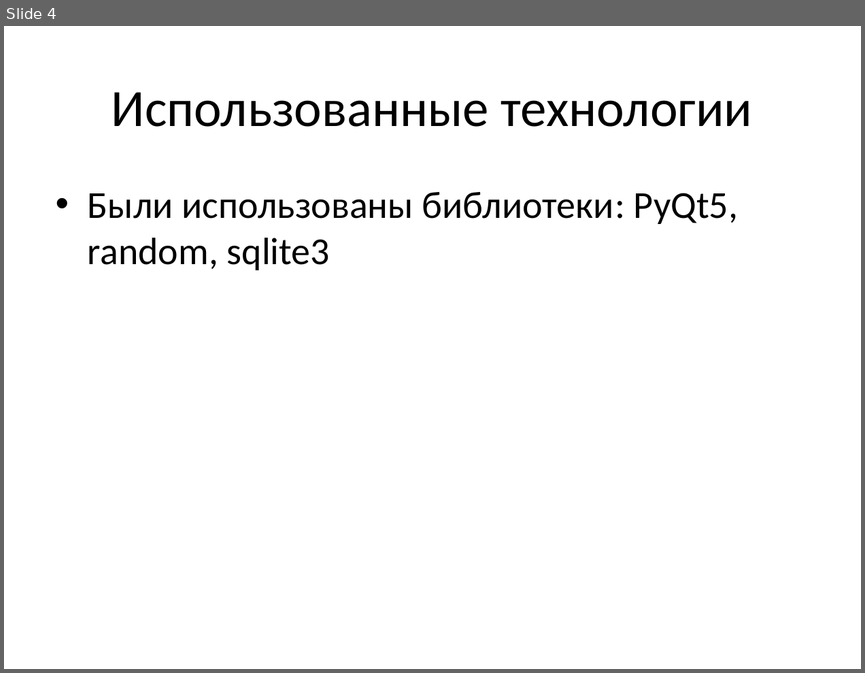
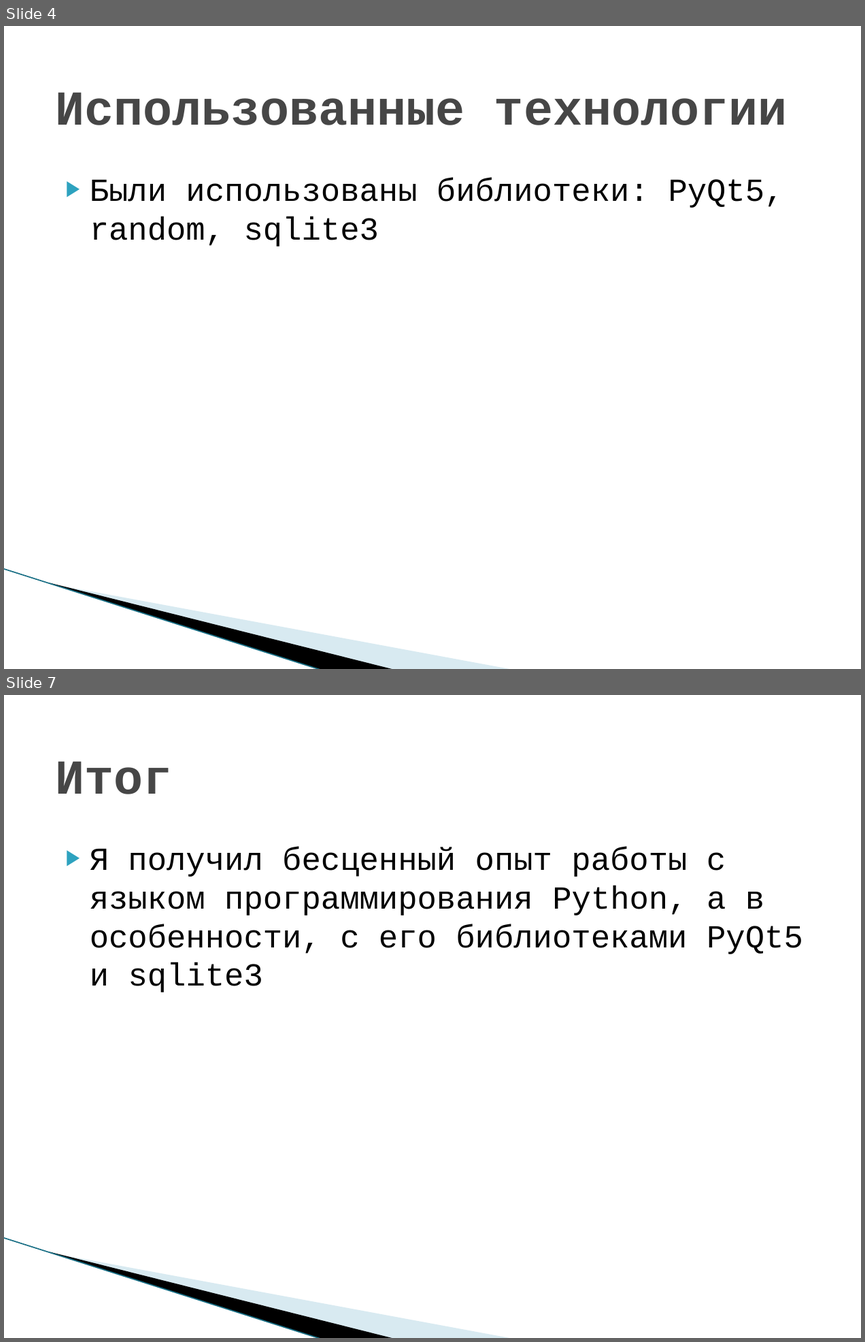
Before and after one commit to DebiKk-tech/DnDnD, a slide deck: Documents/presentation.pptx. Shown one above the other, each under a label of ours: slide 4 before the commit, slides 4 and 7 after it; the slides between them are not shown. The pictures are 865x673 and 865x1342 pixels, drawn with LibreOffice and Linux fonts; fonts in the diff are those of the drawing; background and template pictures are left out. Boxes give left, top, right and bottom in pixels: in the first picture for what was removed or moved away, otherwise in the second. Text is boxed around its words. In the diff, an @@ line names an element or a change of style, - is before the commit and + after.

```diff
--- a/Documents/presentation.pptx
+++ b/Documents/presentation.pptx
@@ slide 7 added at [4, 695, 861, 1338], background #FFFFFF; not listed: 3 template elements that a slide beside it also shows @@
@@ title added at [55, 761, 172, 794], 41 pt, text #464646, bold @@
+Итог
@@ text added at [90, 847, 803, 992], 27 pt, text #000000 @@
+▶ Я получил бесценный опыт работы с языком программирования Python, а в особенности, с его библиотеками PyQt5 и sqlite3
@@ slide 4 changed as well @@
@@ title "Использованные технологии" at [55, 92, 787, 125]: size 44 to 41 pt, font Calibri to Courier New, text colour #000000 to #464646, bold on; alignment centre to left @@
@@ text "Были использованы библиотеки: PyQt5, random, ...": place and size @@
-text "Были использованы библиотеки: PyQt5, random, ..." at [88, 192, 738, 270]
+text "Были использованы библиотеки: PyQt5, random, ..." at [90, 178, 783, 246]
@@ text "Были использованы библиотеки: PyQt5, random, ..." at [90, 178, 783, 246]: size 32 to 27 pt, font Calibri to Courier New; bullet • to ▶; less space between paragraphs @@
@@ line added from (4, 569) to (322, 669), #97C5D8 0.95 pt @@
@@ freeform shape added at [50, 582, 396, 669], fill #000000 @@
@@ freeform shape added at [51, 583, 514, 669], fill #A0CBDC at 40% opacity @@
```
Also in this commit, not shown: 3 other slides changed, 2 other slides added, 1 slide removed, 5 other files.
